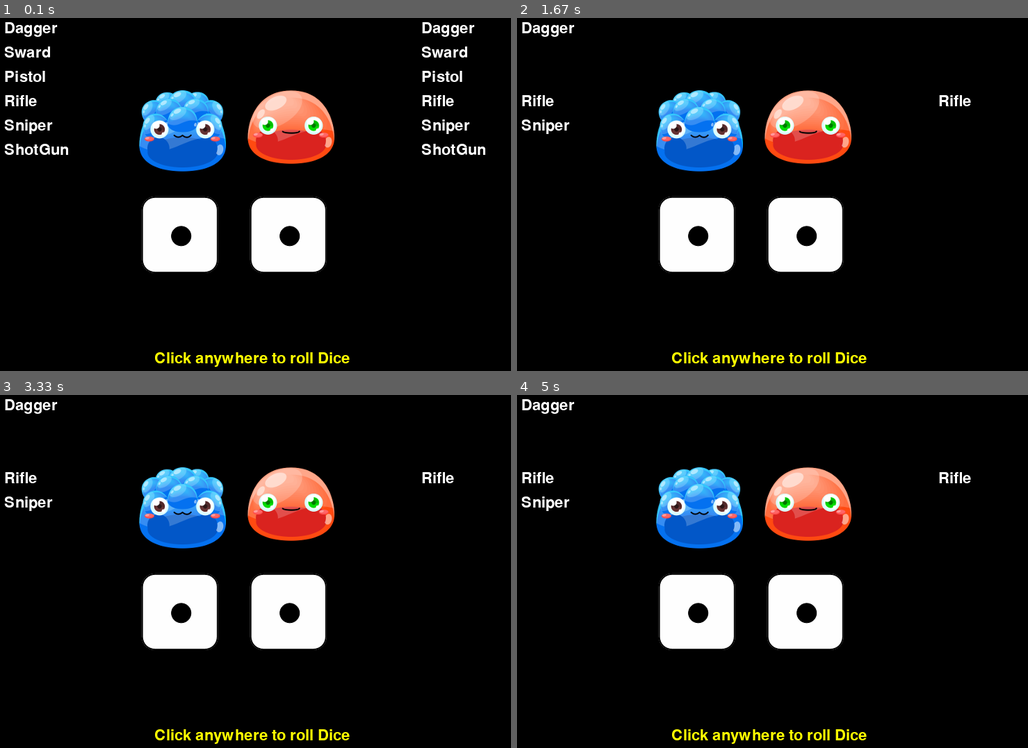
Above: before the commit, frames 1-4 (two rows, left to right).
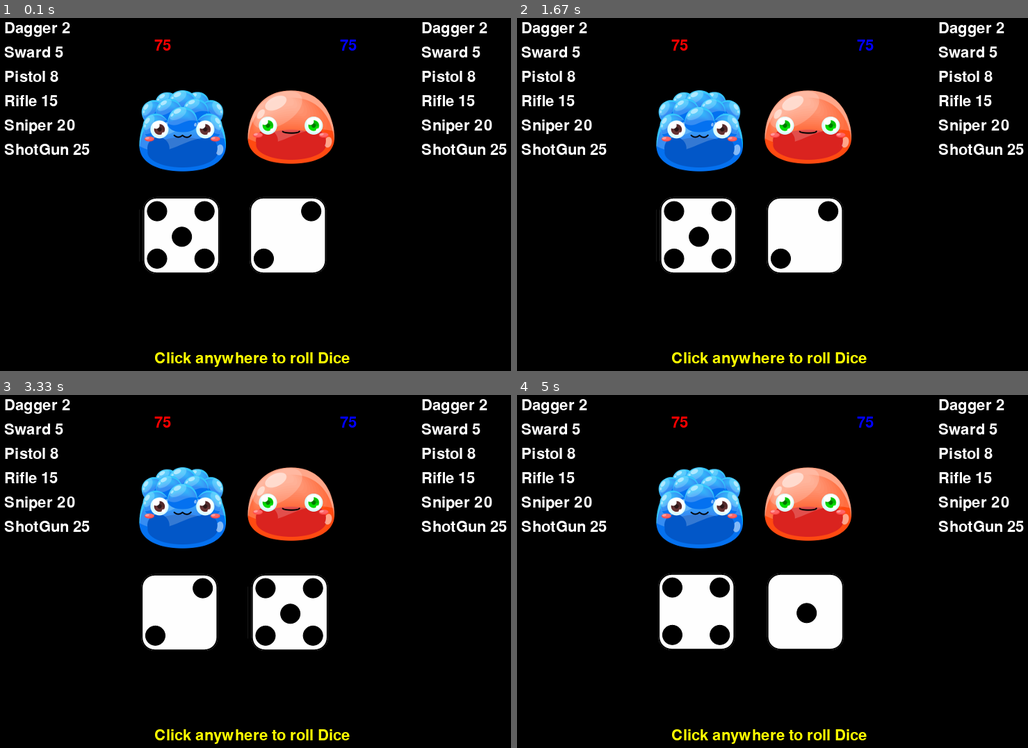
Above: after the commit, the same moments.

Repository: josprachi/pyGamePractices
Game: pygame game, started from Battle/scripts/Battle.py
Two runs of this game, one before a commit and one after it. Both use one fixed random seed, a clock stepped at 60 frames per second and the inputs below.
Inputs (mouse positions are in pixels of both pictures, inside the frame that each line leads up to):
- Up to frame 1 (0.1 s): no input
- Up to frame 2 (1.67 s): press the mouse at (767, 222) at 0.37 s; move the mouse to (700, 208) at 0.47 s; release the mouse at (629, 198) at 0.6 s
- Up to frame 3 (3.33 s): no input
- Up to frame 4 (5 s): no input

The runs differ from the first frame. In frame 1, 2.5% of the frame differs, in the area x 8-100%, y 1-73%; in frame 2, 3.9%, in the area x 0-100%, y 1-73%; in frame 3, 3.9%; in frame 4, 3.0%.

Commit message:
result displayed

Diff:
--- a/Battle/scripts/Battle.py
+++ b/Battle/scripts/Battle.py
@@ -12,6 +12,8 @@
     BLACK = (0,0,0)
     WHITE = (255,255,255)
     YELLOW = (255, 255, 0)
+    RED=(255,0,0)
+    BLUE=(0,0,255)
     BlueXPos=50
     RedXPos=650
     LblYPos=50
@@ -23,16 +25,20 @@
     def __init__(self ,config=None):
 
         self.num_chances=int(config.get("Assignment","num_Chances"))
-        print("num chances",self.num_chances)
+        #print("num chances",self.num_chances)
         self._running = True
         self._gameOver = False
         self._display_surf = None
+        self._rolling_dice=False
+        self._startLoop=False
         self.RedDiceResults=[]
         self.BlueDiceResults=[]
         self.MrRedWepons=[]
         self.MrBlueWepons=[]
-
-
+        self.redPoints=0
+        self.bluePoints=0
+
+    #initialize the game
     def on_init(self):
 
         self.initPygame()
@@ -45,6 +51,8 @@
         self._display_surf = pygame.display.set_mode((self.windowWidth,self.windowHeight), pygame.HWSURFACE)
         pygame.display.set_caption('Battle MrRed Vs MrBlue')
         self.clock = pygame.time.Clock()
+        self.timer=0
+
 
     def loadResources(self):
         self.MrBlue_Texture = pygame.image.load(os.path.abspath(imgRes["mrBlueBody"]))
@@ -67,15 +75,21 @@
         self.all_Dice_list = pygame.sprite.Group()
         self.weponFont = pygame.font.SysFont(None, 32)
 
-        for i in self.MrBlue.wepons:
-            self.MrRedWepons.append(self.weponFont.render(str(i), 1, self.WHITE))
-            self.MrBlueWepons.append(self.weponFont.render(str(i), 1, self.WHITE))
+        for i in weponsList:#self.MrBlue.wepons:
+            self.MrRedWepons.append(self.weponFont.render(str(i)+" "+str(self.MrBlue.wepons[i]), 1, self.WHITE))
+            self.MrBlueWepons.append(self.weponFont.render(str(i)+" "+str(self.MrRed.wepons[i]), 1, self.WHITE))
 
         self.RollButton=self.weponFont.render("Click anywhere to roll Dice", 1, self.YELLOW)
         self.ResultText=self.weponFont.render(" ",1,self.YELLOW)
 
+        self.RedPointText=self.weponFont.render(str(self.MrRed.calculatePoints()),1,self.RED)
+        self.BluePointText=self.weponFont.render(str(self.MrBlue.calculatePoints()),1,self.BLUE)
+
         self.DiceRed = Dice(self.DiceTextures)
         self.DiceBlue= Dice(self.DiceTextures)
+
+        self.DiceBlue.randomize()
+        self.DiceRed.randomize()
 
         self.setSpritePosition(self.MrBlue,[self.windowWidth/2-(self.MrBlue.rect.width*1.25),self.windowHeight/4])
         self.setSpritePosition(self.MrRed,[self.windowWidth/2,self.windowHeight/4])
@@ -93,6 +107,26 @@
 
 
     def on_loop(self):
+
+        self.all_sprites_list.update()
+        self.all_Dice_list.update()
+
+        if self.num_chances==0:
+            self._gameOver = True
+            self._startLoop = False
+            self.calculateResults()
+
+        if self._gameOver == False  and self._startLoop == True:
+            if self._rolling_dice==False:
+
+                self.timer+=self.clock.get_time()
+                if self.timer>=1200:
+                    self.animateDices()
+            else:
+                self.timer+=self.clock.get_time()
+                if self.timer>=500:
+                    self.stopDiceAnimations()
+
         for event in pygame.event.get():
             #quit if the quit button was pressed
             if event.type == pygame.QUIT:
@@ -100,28 +134,42 @@
                 exit()
 
             if event.type == pygame.MOUSEBUTTONUP and event.button == 1:
-                if self._gameOver == False:
-                    self.RollDices(self.num_chances)
-                    self.DoAction(self.MrBlue,self.RedDiceResults)
-                    self.DoAction(self.MrRed,self.BlueDiceResults)
-                    if self.num_chances==0:
-                        self._gameOver = True
-
-        self.all_sprites_list.update()
-
-        self.all_Dice_list.update()
+                self._startLoop=True
+                self.timer=0
+                self.RollDices(num_chances=self.num_chances)
+
         pass
+
+
+    def stopDiceAnimations(self):
+
+            self._rolling_dice=False
+            self.DiceRed.stopAnimationAtValue(self.RedDiceResults[self.num_chances-1])
+            self.DiceBlue.stopAnimationAtValue(self.BlueDiceResults[self.num_chances-1])
+
+            #time.sleep(1.5)
+            self.DoAction(self.MrBlue,self.RedDiceResults[self.num_chances-1])
+            self.DoAction(self.MrRed,self.BlueDiceResults[self.num_chances-1])
+
+            self.num_chances-=1
+            self.timer=0
+
+
+    def animateDices(self):
+
+        self.DiceRed.startAnimation()
+        self.DiceBlue.startAnimation()
+        self._rolling_dice=True
+        self.timer=0
 
     def RollDices(self, num_chances=3):
 
         self.RedDiceResults=self.DiceRed.roll(num_chances)
         self.BlueDiceResults=self.DiceBlue.roll(num_chances)
 
-    def DoAction(self, player,DiceResult):
-        for i in DiceResult:
-            player.removeWepon(weponsList[i-1])
-
-    #def WriteOutput(self,outputFile):
+    def DoAction(self, player,weponid):
+        #for i in DiceResult:
+        player.removeWepon(weponsList[weponid-1])
 
     def on_render(self):
         self._display_surf.fill((0,0,0))
@@ -129,6 +177,13 @@
 
         self.renderWepons(self.MrBlue,self.MrBlueWepons,self.BlueXPos)
         self.renderWepons(self.MrRed,self.MrRedWepons,self.RedXPos)
+
+
+        self.RedPointText=self.weponFont.render(str(self.MrRed.calculatePoints()),1,self.RED)
+        self.BluePointText=self.weponFont.render(str(self.MrBlue.calculatePoints()),1,self.BLUE)
+        self._display_surf.blit(self.RedPointText,(self.windowWidth/3, self.windowHeight/8))
+        self._display_surf.blit(self.BluePointText,(self.windowWidth*2/3, self.windowHeight/8))
+
         self.all_Dice_list.draw(self._display_surf)
 
         if self._gameOver:
@@ -140,6 +195,18 @@
         pygame.display.update()
         self.clock.tick(60)
         pygame.display.flip()
+
+    def calculateResults(self):
+        self.redPoints=self.MrRed.calculatePoints()
+        self.bluePoints=self.MrBlue.calculatePoints()
+        if self.redPoints!=self.bluePoints:
+            if self.redPoints>self.bluePoints:
+                self.ResultText=self.weponFont.render(" Red Wins ",1,self.YELLOW)
+            else:
+                self.ResultText=self.weponFont.render(" Blue Wins ",1,self.YELLOW)
+        else:
+            self.ResultText=self.weponFont.render(" Its a Tie ",1,self.YELLOW)
+
 
     def renderWepons(self,player,weponlist,xPos):
         counter=0
@@ -166,6 +233,7 @@
             self.on_loop()
             self.on_render()
             self.clock.tick(60)
+
             #time.sleep (50.0 / 1000.0)
         self.on_cleanup()
 
@@ -175,8 +243,8 @@
 if __name__ == "__main__" :
 
     config = configparser.ConfigParser()
-    #print(os.path.abspath(configFile))
+
     config.read(os.path.abspath(configFile))
-    print(config.get("Assignment","num_Chances"))
+
     mainGame = GameScene(config)
     mainGame.on_execute()
--- a/Battle/scripts/Dice.py
+++ b/Battle/scripts/Dice.py
@@ -6,13 +6,17 @@
     index=0
     BLACK=(0, 0, 0)
     clock = pygame.time.Clock()
-    def __init__(self, textures=None, width = 1, height = 1, index = 0):
+
+    def __init__(self, textures=None, width = 1, height = 1, index = 0,isAnimating=False):
         super(Dice,self).__init__()
+        self.isAnimating=isAnimating
         self.index=index
         self.images=textures
         self.image=self.images[self.index]
         pygame.draw.rect(self.image, self.BLACK, [0, 0, width, height])
         self.rect = self.image.get_rect()
+
+
 
     def roll(self, iterations=1):
         rollValues=[]
@@ -20,17 +24,37 @@
             rollValues.append(random.randint(1,self.NUM_FACES))
         return rollValues
 
+    def startAnimation(self):
+        self.isAnimating=True
+        #self.animate_roll()
+
+    def stopAnimationAtValue(self,valueindex):
+        #while self.index!=valueindex:
+            #pass
+        self.isAnimating=False
+        self.showValue(valueindex)
+
+    def update(self):
+        #print("in update")
+        if self.isAnimating:
+            self.animate_roll()
+
     def animate_roll(self):
+        #while self.isAnimating:
         self.index+=1
-        if(self.index>=5):
+        if(self.index>5):
             self.index=0
         self.image=self.images[self.index]
-        self.clock.tick(30)
+        time.sleep(0.05)
+        #self.clock.tick(30)
 
     def showValue(self,valueIndex):
         self.index=valueIndex
-        self.image=self.images[valueIndex]
+        self.image=self.images[valueIndex-1]
 
+    def randomize(self):
+        randomvalue=random.randint(1,self.NUM_FACES)
+        self.showValue(randomvalue)
 
     #if __name__ == "__main__":
     #D1=Dice(pygame.image.load(os.path.abspath(imgRes["dice6Dot"])))
--- a/Battle/scripts/Player.py
+++ b/Battle/scripts/Player.py
@@ -26,10 +26,11 @@
         self.points=0
         for i in self.wepons:
             self.points+=self.wepons[i]
-        print(self,"Current Available Points=>", self.points)
+        return self.points
+        #print(self,"Current Available Points=>", self.points)
 
     def removeWepon(self, weponName):
-        print(weponName,"this is wepon to be removed")
+        #print(weponName,"this is wepon to be removed")
         self.wepons[weponName]=0#just to make sure the wepon is removed from displayd list and does not have any value
 
     def getAvailableWepons(self):
@@ -44,11 +45,11 @@
     p2=Player()
     p1.calculatePoints()
     p2.calculatePoints()
-    print(p2.getAvailableWepons())
+    #print(p2.getAvailableWepons())
     p2.removeWepon("Dagger")
     p2.calculatePoints()
-    print(p2.getAvailableWepons())
+    #print(p2.getAvailableWepons())
     p2.removeWepon("Sward")
     p2.calculatePoints()
-    print(p2.getAvailableWepons())
+    #print(p2.getAvailableWepons())
     p2.calculatePoints()
Not shown, changed: Battle/scripts/Dice.pyc
Not shown, changed: Battle/scripts/Player.pyc
